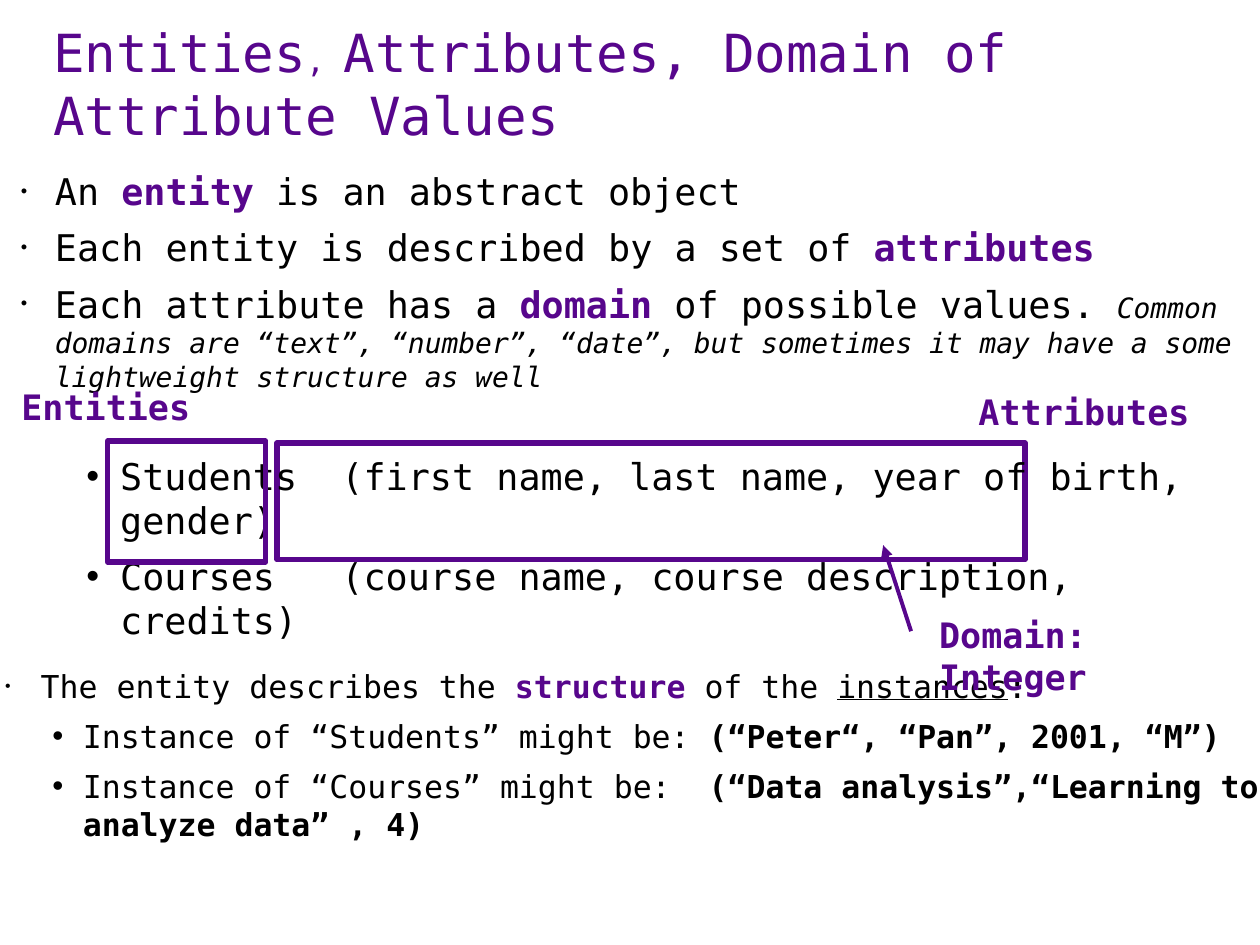
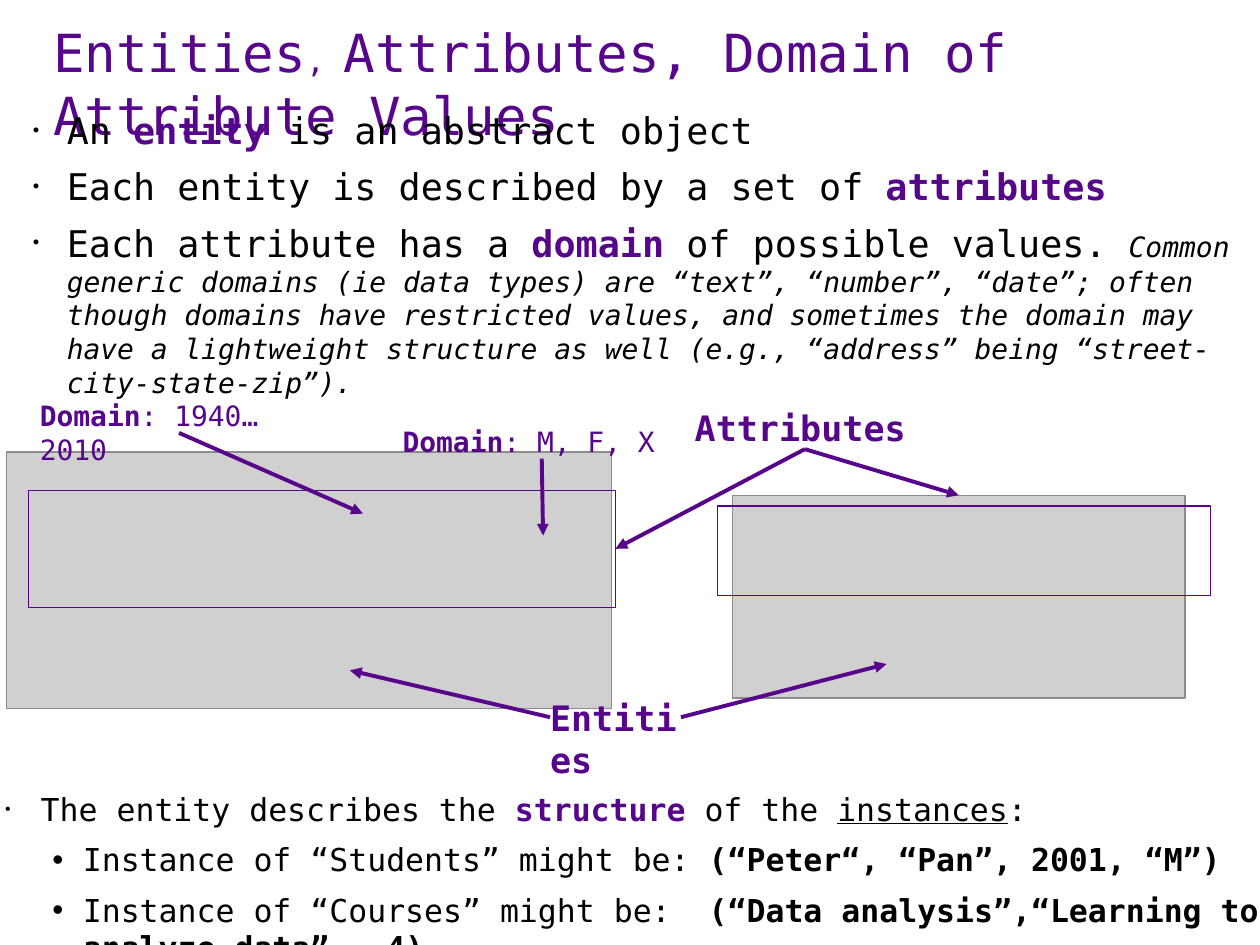
Before and after one commit to ipeirotis/introduction-to-databases, a slide deck: slide 4 of session1/A1-ER_modeling.pptx. Drawn at 1260x945 pixels with LibreOffice and Linux fonts; fonts in the diff are those of the drawing; grey boxes stand for pictures. Boxes give left, top, right and bottom in pixels: in the first picture for what was removed or moved away, otherwise in the second. Text is boxed around its words. In the diff, an @@ line names an element or a change of style, - is before the commit and + after.

```diff
--- a/session1/A1-ER_modeling.pptx
+++ b/session1/A1-ER_modeling.pptx
@@ text "An entity is an abstract ...": place and size @@
-text "An entity is an abstract ..." at box(55, 175, 1232, 359)
+text "An entity is an abstract ..." at box(67, 114, 1230, 365)
@@ text at box(67, 227, 1230, 365): text changed @@
-• Each attribute has a domain of possible values. Common domains are “text”, “number”, “date”, but sometimes it may have a some lightweight structure as well
+• Each attribute has a domain of possible values. Common generic domains (ie data types) are “text”, “number”, “date”; often though domains have restricted values, and sometimes the domain may have a lightweight structure as well (e.g., “address” being “street-city-state-zip”).
@@ text at box(40, 404, 258, 461): text changed; size 20 to 16 pt; bold off @@
-Domain: Integer
+Domain: 1940…2010
@@ text "Attributes" rewrapped from box(978, 397, 1189, 426) to box(695, 413, 906, 449) @@
@@ rectangle removed at box(108, 441, 266, 562) @@
@@ arrow added from (179, 433) to (363, 514), #57068C 2.25 pt @@
@@ text added at box(403, 430, 655, 459), 16 pt, text #57068C, bold @@
+Domain: M, F, X
@@ arrow added from (805, 449) to (616, 549), #57068C 2.25 pt @@
@@ arrow added from (805, 449) to (959, 495), #57068C 2.25 pt @@
@@ picture added at box(6, 452, 611, 709) @@
@@ text removed at box(120, 460, 1183, 599) @@
-  • Students (first name, last name, year of birth, gender)
-  • Courses (course name, course description, credits)
@@ arrow added from (542, 459) to (543, 536), #57068C 2.25 pt @@
@@ rectangle: place and size @@
-rectangle at box(277, 444, 1026, 561)
+rectangle at box(29, 490, 616, 607)
@@ rectangle at box(29, 490, 616, 607): outline #57068C 3 pt to #57068C 0.75 pt @@
@@ rectangle added at box(717, 507, 1211, 596), outline #57068C 0.75 pt @@
@@ picture added at box(732, 495, 1186, 698) @@
@@ arrow added from (551, 717) to (350, 670), #57068C 2.25 pt @@
@@ arrow moved from (911, 631) - (883, 546) to (680, 717) - (887, 664) @@
@@ text "Entities" rewrapped from box(21, 392, 190, 421) to box(551, 696, 682, 738) @@
@@ text "The entity describes the structure ...": place and size @@
-text "The entity describes the structure ..." at box(41, 672, 1259, 805)
+text "The entity describes the structure ..." at box(41, 797, 1259, 929)
```
Also in this commit, not shown: 3 other slides changed.
